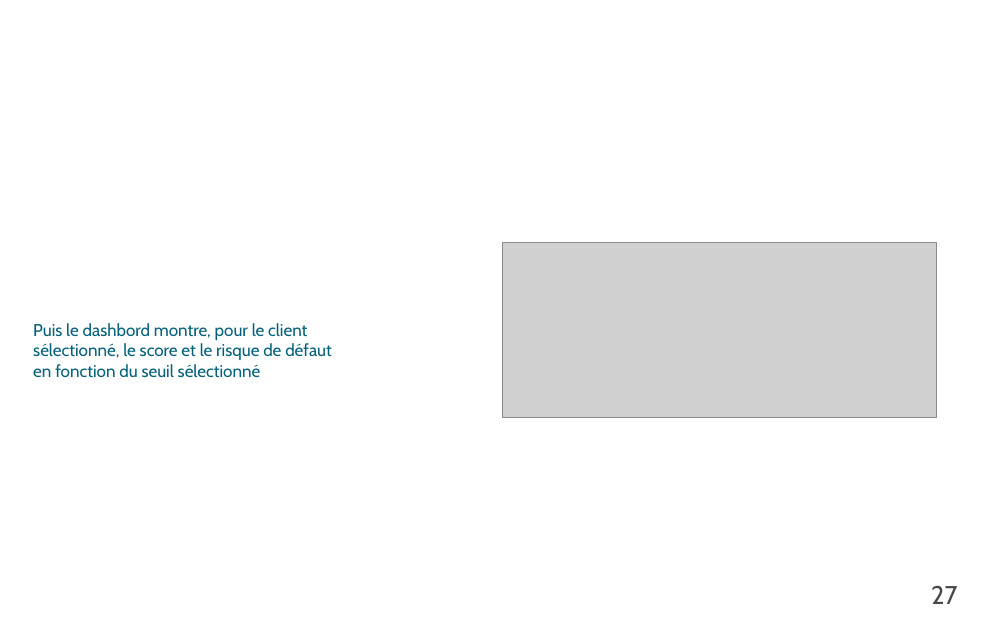
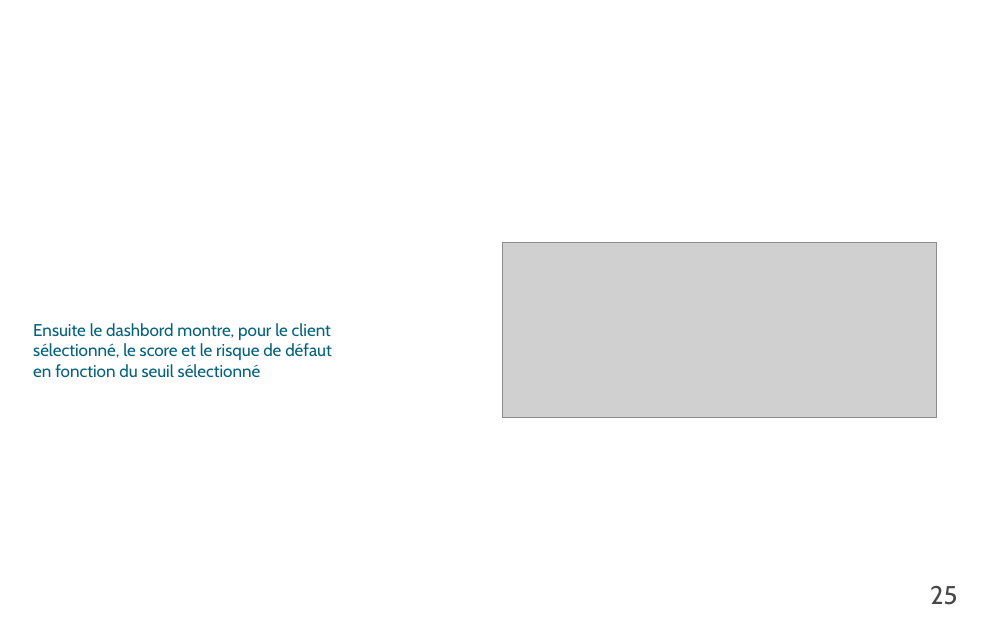
Before and after one commit to pyb-data/credit_scoring, a slide deck: slide 25 of P_07_Presentation.odp (slide 27 before the commit). Drawn at 1008x635 pixels with LibreOffice and Linux fonts; fonts in the diff are those of the drawing; grey boxes stand for pictures; background and template pictures are left out. Boxes give left, top, right and bottom in pixels: in the first picture for what was removed or moved away, otherwise in the second. Text is boxed around its words. In the diff, an @@ line names an element or a change of style, - is before the commit and + after.

```diff
--- a/P_07_Presentation.odp
+++ b/P_07_Presentation.odp
@@ text at [33,323,332,378]: text changed @@
-Puis le dashbord montre, pour le client sélectionné, le score et le risque de défaut en fonction du seuil sélectionné
+Ensuite le dashbord montre, pour le client sélectionné, le score et le risque de défaut en fonction du seuil sélectionné
@@ page number at [930,585,957,605]: text changed @@
-27
+25
```
Also in this commit, not shown: 16 other slides changed, 3 slides added, 3 slides removed, 1 other file.
